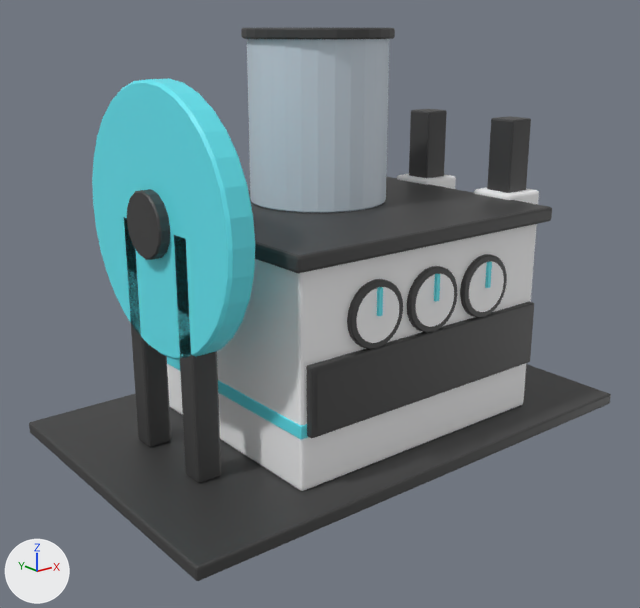
Before and after pictures for a commit that changed the glTF model ecosystem/models/slp-engine.glb.
One viewpoint serves both versions: a 50 mm camera at (-10.13, -13.43, 7.97) aimed at (0.47, -0.17, 2.67). The axes (+X, +Y, +Z) are drawn at lower left. The lights are the same throughout. The older version comes first. Where no turn or scale is listed for an object, it has been applied to the vertices. Vertices at exactly the same position are counted once.

Objects in the first picture: 'axle_post_0', 'axle_post_1', 'base_slab', 'body', 'body_trim', 'flywheel', 'flywheel_hub', 'piston_a', 'piston_b', 'sign_back', 'sign_board', 'tank' and 13 more.
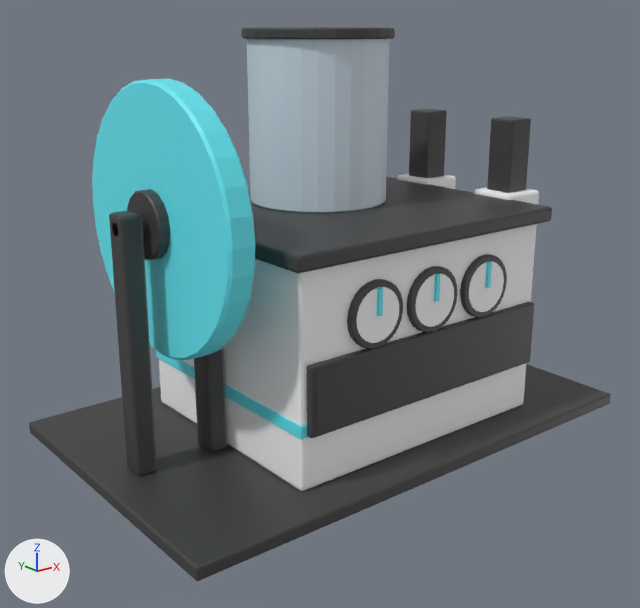
Pixel boxes [x1, y1, x2, y2] of what changed, in the pictures (640 x 608 px):
'axle_post_0', moved, rescaled (7% taller): before [174, 235, 221, 483]; after [109, 210, 157, 476]
'axle_post_1', moved, rescaled: before [124, 218, 171, 447]; after [194, 348, 227, 452]
'axle', added: after [112, 219, 146, 237]

What changed in the scene script:
```text
Change me_axle_post_0:
    used by ob_axle_post_0; location = (-2.8, -0.9, 2.5)
    remove me_axle_post_0.from_pydata(...)  # 56 vertices, 108 faces; spans x -0.25..0.25, y -0.25..0.25, z -2.25..2.25
    add me_axle_post_0.from_pydata(...)  # 56 vertices, 108 faces; spans x -0.2..0.2, y -0.25..0.25, z -2.38..2.38
    me_axle_post_0 part 1: the whole mesh is scaled about its middle by (0.771, 1, 1.06)
Change me_axle_post_1:
    used by ob_axle_post_1; location = (-2.8, 0.9, 2.5)
    remove me_axle_post_1.from_pydata(...)  # 56 vertices, 108 faces; spans x -0.25..0.25, y -0.25..0.25, z -2.25..2.25
    add me_axle_post_1.from_pydata(...)  # 56 vertices, 108 faces; spans x -0.2..0.2, y -0.25..0.25, z -2.38..2.38
    me_axle_post_1 part 2: the whole mesh is scaled about its middle by (0.771, 1, 1.06)
Add me_axle:
    me_axle.from_pydata(...)  # 20 vertices, 36 faces; spans x -0.95..0.95, y -0.12..0.12, z -0.11..0.11
    me_axle.materials.append(mat_trim)  # dark grey #3f3f3f
Change ob_axle_post_0:
    ob_axle_post_0.location: (-2.8, -0.9, 2.5) -> (-3.55, 0.0, 2.62)
Change ob_axle_post_1:
    ob_axle_post_1.location: (-2.8, 0.9, 2.5) -> (-2.05, 0.0, 2.62)
Add ob_axle:
    ob_axle = bpy.data.objects.new('axle', me_axle)
    ob_axle.location = (-2.8, 0.0, 4.75)
```
